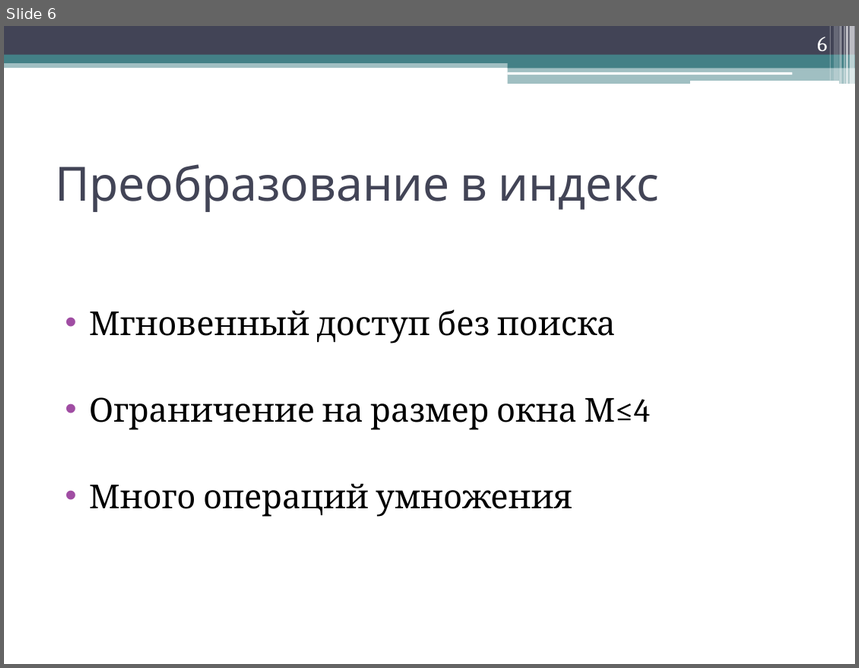
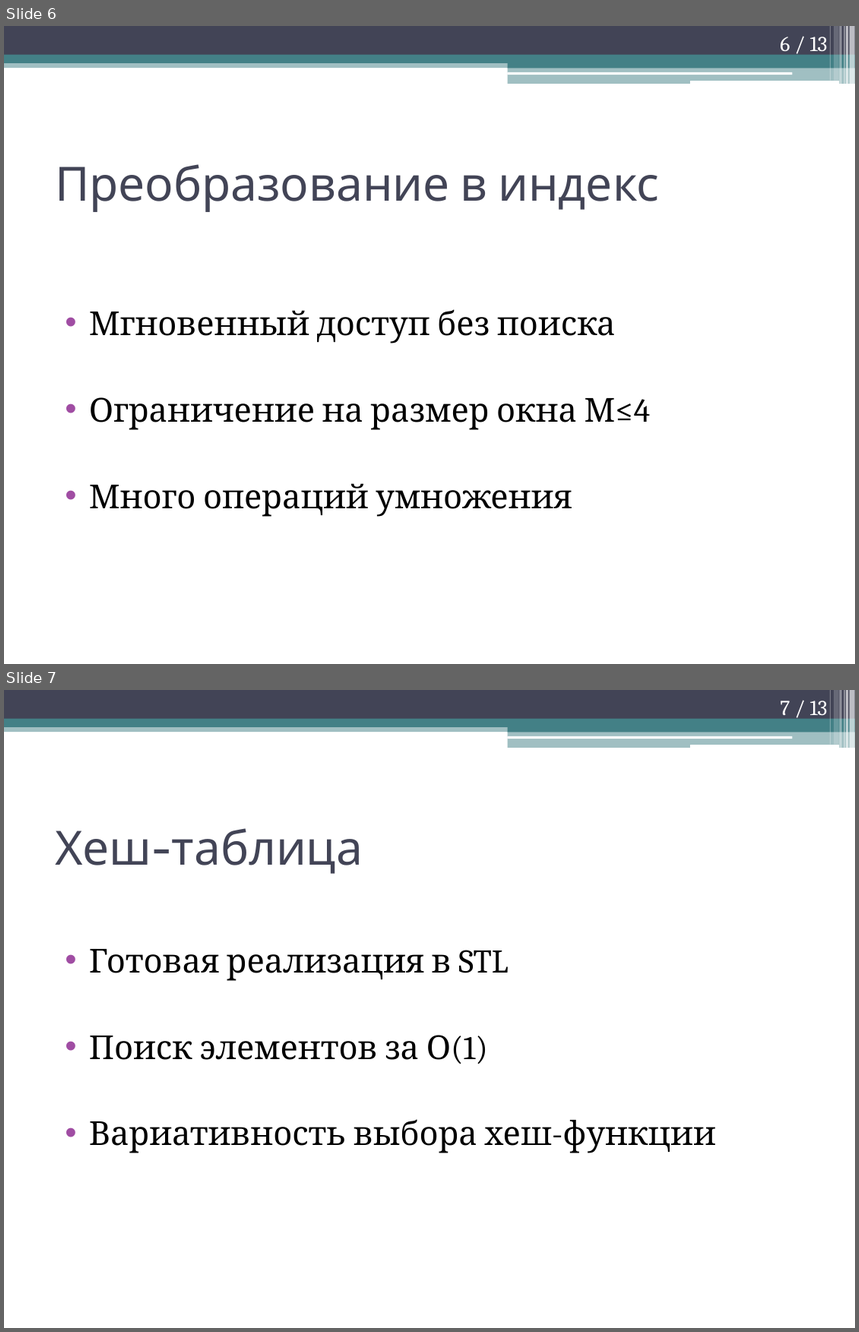
Before and after one commit to xslix/mag, a slide deck: Эффективный по времени алгоритм расчета энтропии двумерных слов.pptx. Shown one above the other, each under a label of ours: slide 6 before the commit, slides 6 and 7 after it. The pictures are 859x668 and 859x1332 pixels, drawn with LibreOffice and Linux fonts; fonts in the diff are those of the drawing. Boxes give left, top, right and bottom in pixels: in the first picture for what was removed or moved away, otherwise in the second. Text is boxed around its words. In the diff, an @@ line names an element or a change of style, - is before the commit and + after.

```diff
--- a/Эффективный по времени алгоритм расчета энтропии двумерных слов.pptx
+++ b/Эффективный по времени алгоритм расчета энтропии двумерных слов.pptx
@@ slide 7 added at [4,690,855,1328], background #FFFFFF; not listed: 13 template elements that a slide beside it also shows @@
@@ page number added at [780,701,828,720], 18 pt, text #FFFFFF @@
+7 / 13
@@ title added at [55,828,363,874], 40 pt, text #424456 @@
+Хеш-таблица
@@ text added at [89,949,716,1154], 28 pt, text #000000 @@
+• Готовая реализация в STL
+• Поиск элементов за О(1)
+• Вариативность выбора хеш-функции
@@ page number at [780,37,828,56]: text changed @@
-6
+6 / 13
```
Also in this commit, not shown: 1 slide changed, 2 other slides added, 1 slide removed, 1 other file.
